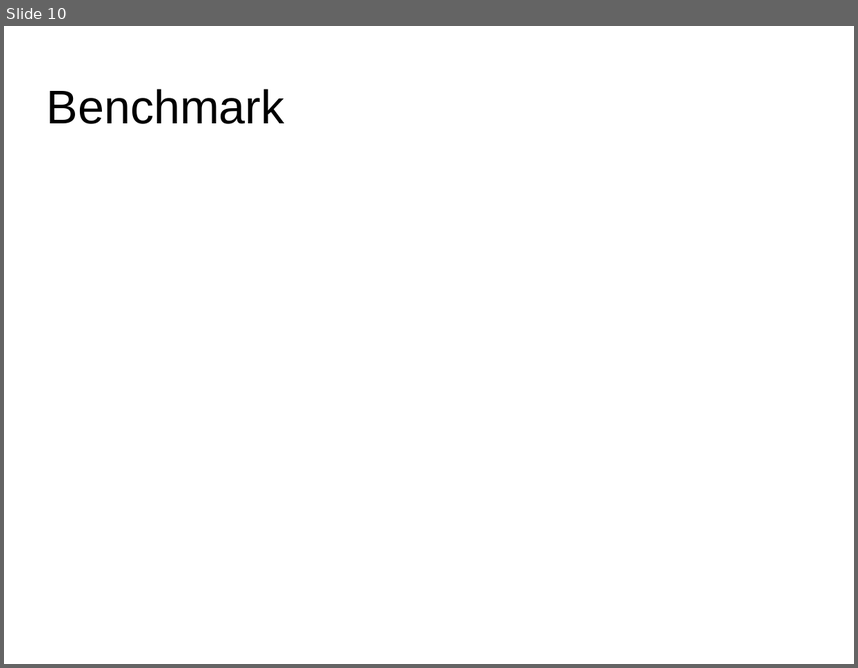
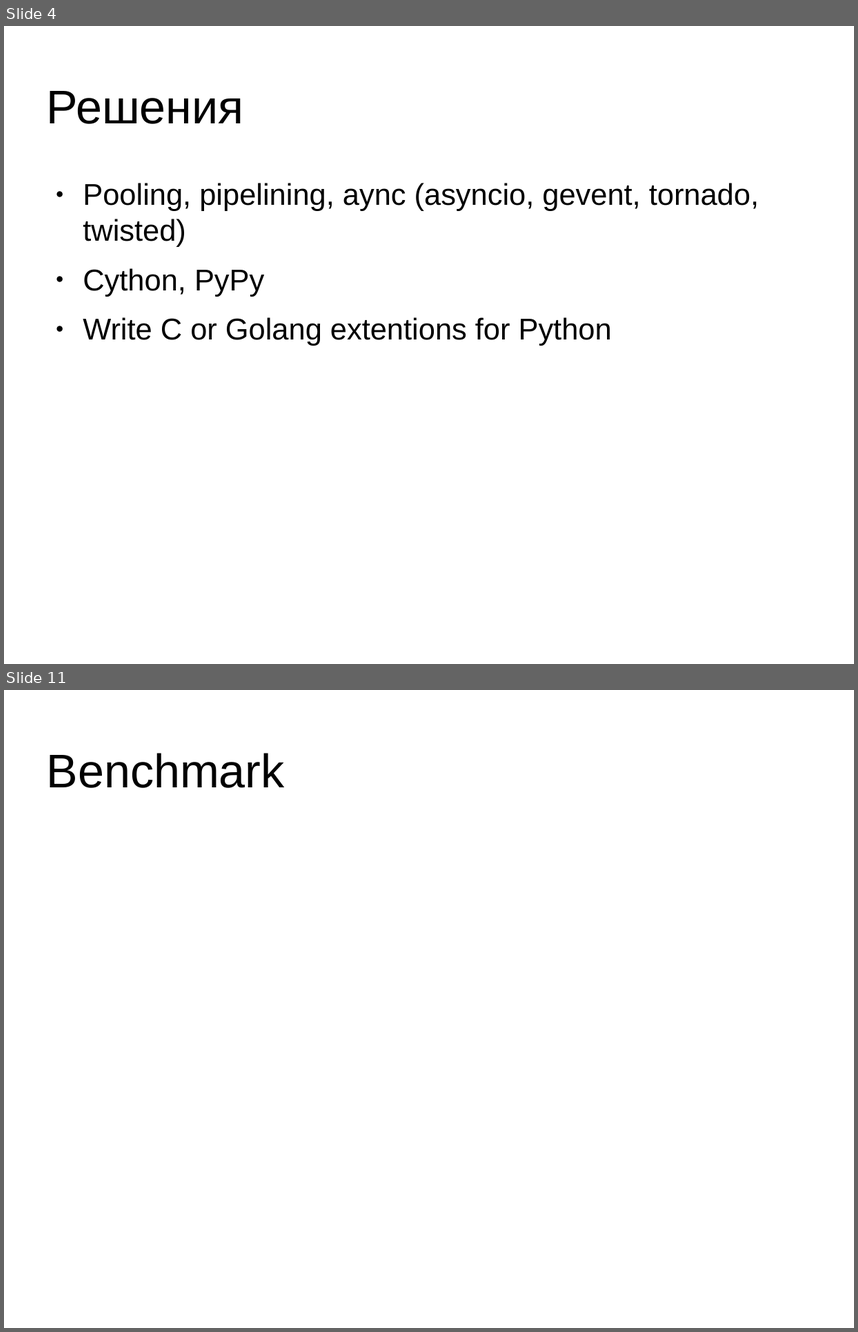
Before and after one commit to deslum/gopipe, a slide deck: presentation.odp. Shown one above the other, each under a label of ours: slide 10 before the commit, slides 4 and 11 after it; the slides between them are not shown. The pictures are 858x668 and 858x1332 pixels, drawn with LibreOffice and Linux fonts; fonts in the diff are those of the drawing. Boxes give left, top, right and bottom in pixels: in the first picture for what was removed or moved away, otherwise in the second. Text is boxed around its words. In the diff, an @@ line names an element or a change of style, - is before the commit and + after.

```diff
--- a/presentation.odp
+++ b/presentation.odp
@@ slide 4 added at <box>4,26,854,664</box>, background #FFFFFF @@
@@ title added at <box>47,91,244,124</box>, 44 pt, text #000000 @@
+Решения
@@ text added at <box>83,183,759,345</box>, 28 pt, text #000000 @@
+● Pooling, pipelining, aync (asyncio, gevent, tornado, twisted)
+● Cython, PyPy
+● Write C or Golang extentions for Python
@@ what was slide 10 is now slide 11 @@
```
Also in this commit, not shown: 7 slides changed, 13 other slides added, 2 slides removed, 2 other files.
